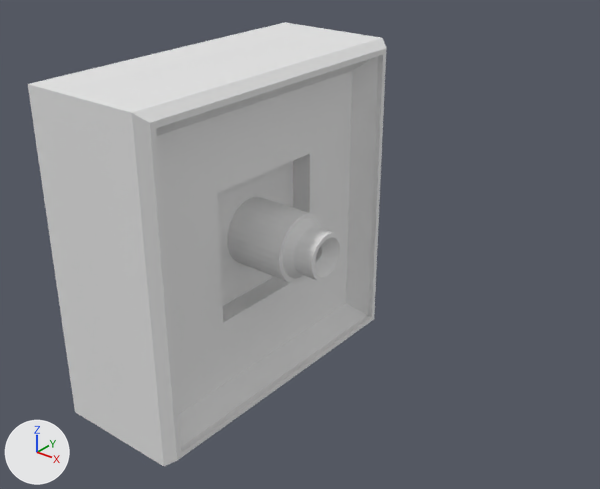
The FBX model ExtraFiles/FBX/Emitter.fbx, before and after one commit.
Camera for both pictures: a camera (50 mm lens) standing at (1.82, -3.33, 2.08) and looking at (-0.75, -0.12, 0.09). Lighting does not change. The marker at lower left points along +X, +Y and +Z.
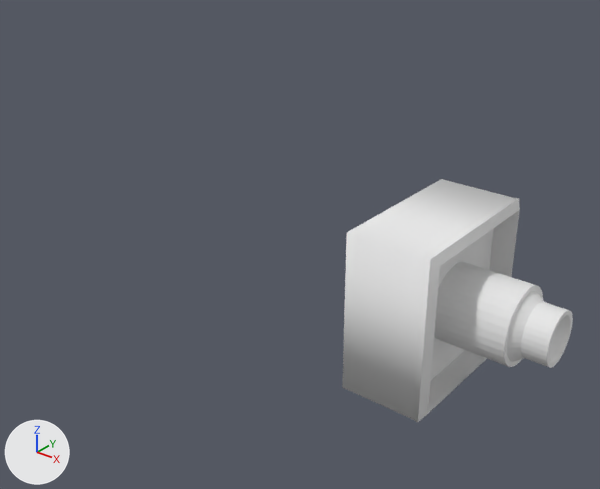
Boxes (x1, y1, x2, y2) around the edits, measured in the pictures (600 x 489 px; the box of a moved part takes in the faces that stretch with it):
'Cube', reshaped (35% narrower, 45% shorter): before (28, 22, 386, 466); after (342, 179, 573, 422)
part 1 of me_cube, moved or reshaped: before (227, 197, 342, 283); after (434, 262, 573, 368)
part 2 of me_cube, added: after (342, 179, 520, 422)
part 3 of me_cube, deleted: before (28, 22, 386, 466)

What changed in the scene script:
```text
Change me_cube:
    used by ob_cube; location = (0.0, 0.0, 0.0)
    remove me_cube.from_pydata(...)  # 288 vertices, 256 faces; spans x -1.77..-0.65, y -1.0..1.0, z -1.0..1.0
    add me_cube.from_pydata(...)  # 276 vertices, 244 faces; spans x -0.22..0.7, y -0.44..0.44, z -0.44..0.44
    me_cube part 1: the loose piece of 256 vertices spanning x -1.24..-0.65, y -0.21..0.21, z -0.21..0.21 is moved by (1.35, 0.0, 0.0)
    me_cube part 2: a new loose piece of 20 vertices spanning x -0.22..0.26, y -0.44..0.44, z -0.44..0.44, in mat_material (white #e7e7e7)
    me_cube part 3: the loose piece of 32 vertices spanning x -1.77..-0.94, y -1.0..1.0, z -1.0..1.0 is deleted
```
